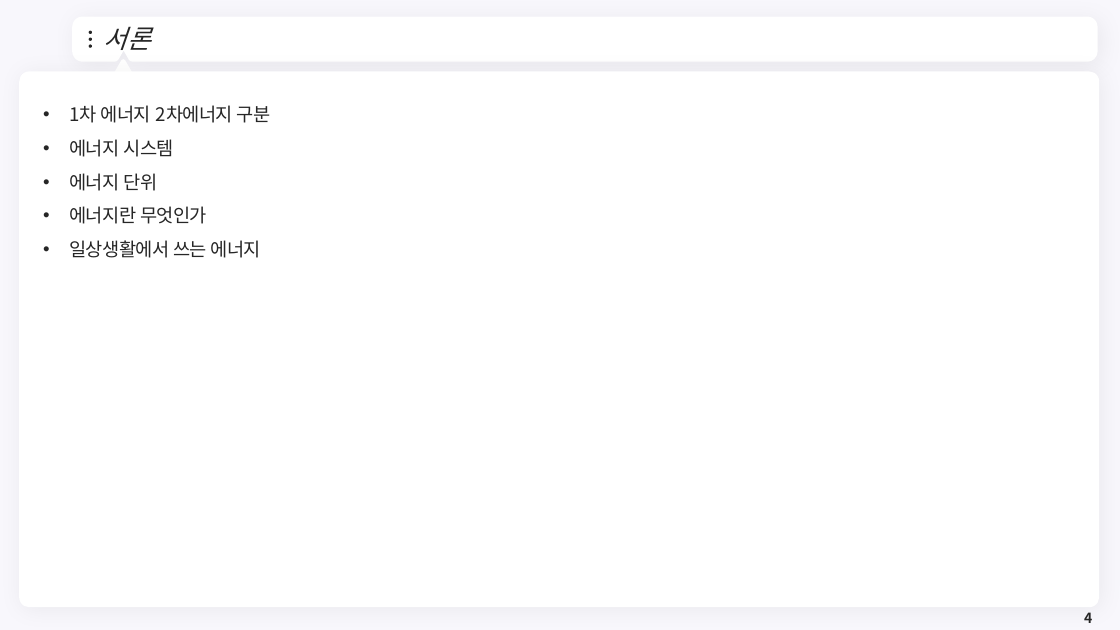
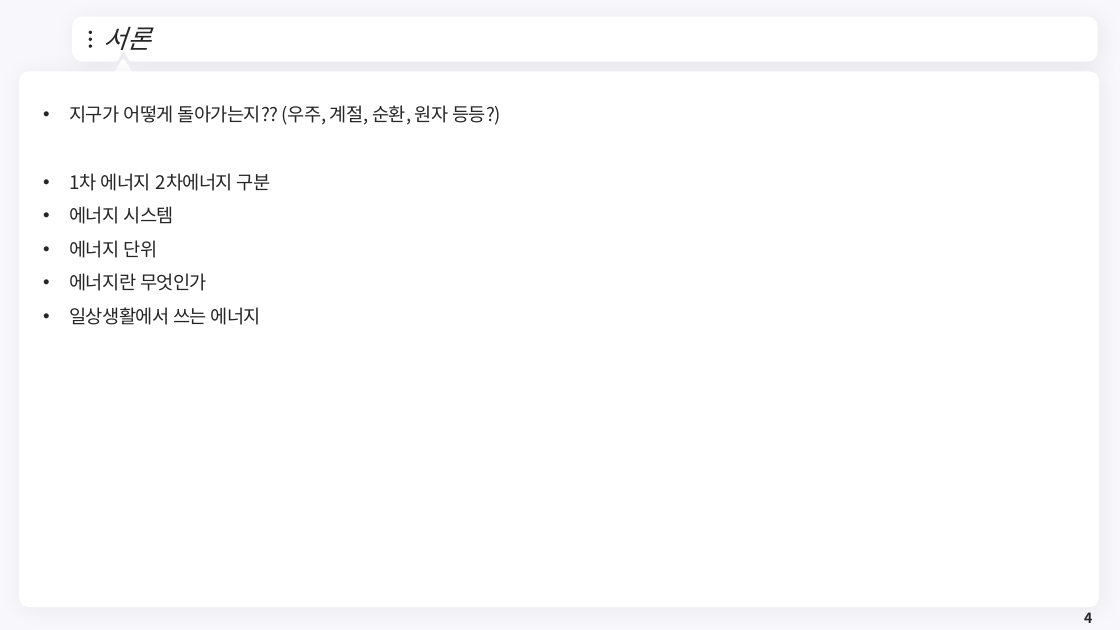
Before and after one commit to meandthey/Teaching, a slide deck: slide 4 of 에너지경제학/자원에너지경제학_Chapter_1.pptx. Drawn at 1120x630 pixels with LibreOffice and Linux fonts; fonts in the diff are those of the drawing; background and template pictures are left out. Boxes give left, top, right and bottom in pixels: in the first picture for what was removed or moved away, otherwise in the second. Text is boxed around its words. In the diff, an @@ line names an element or a change of style, - is before the commit and + after.

```diff
--- a/에너지경제학/자원에너지경제학_Chapter_1.pptx
+++ b/에너지경제학/자원에너지경제학_Chapter_1.pptx
@@ text at bbox=[69, 105, 500, 125]: paragraph added @@
+• 지구가 어떻게 돌아가는지?? (우주, 계절, 순환, 원자 등등?)
```
Also in this commit, not shown: 11 other files.
